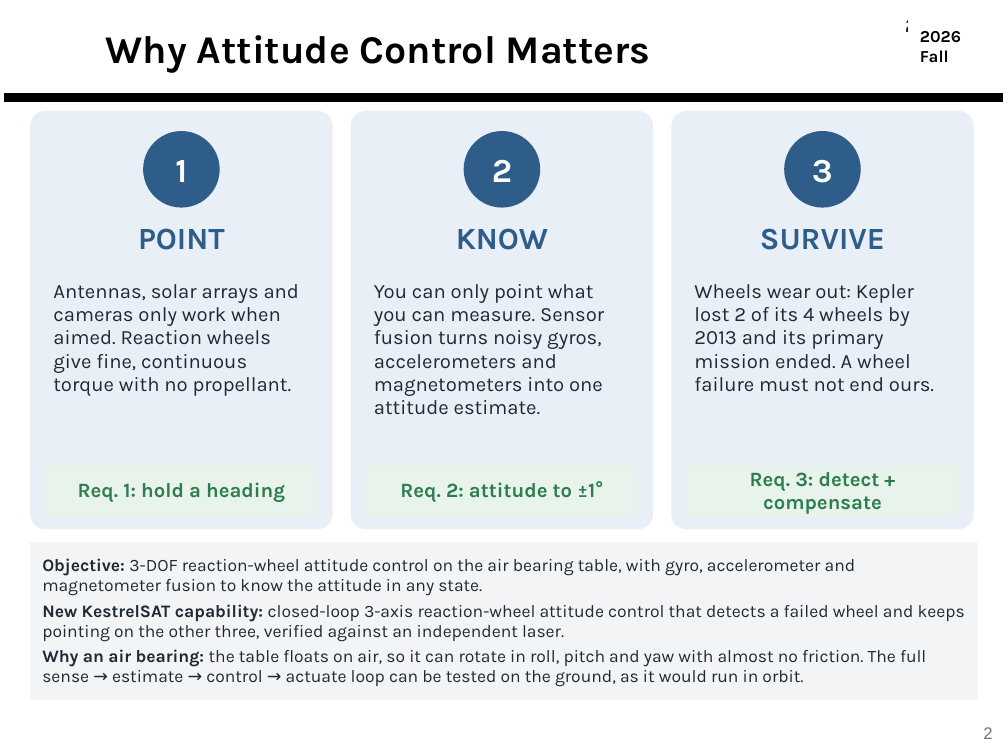
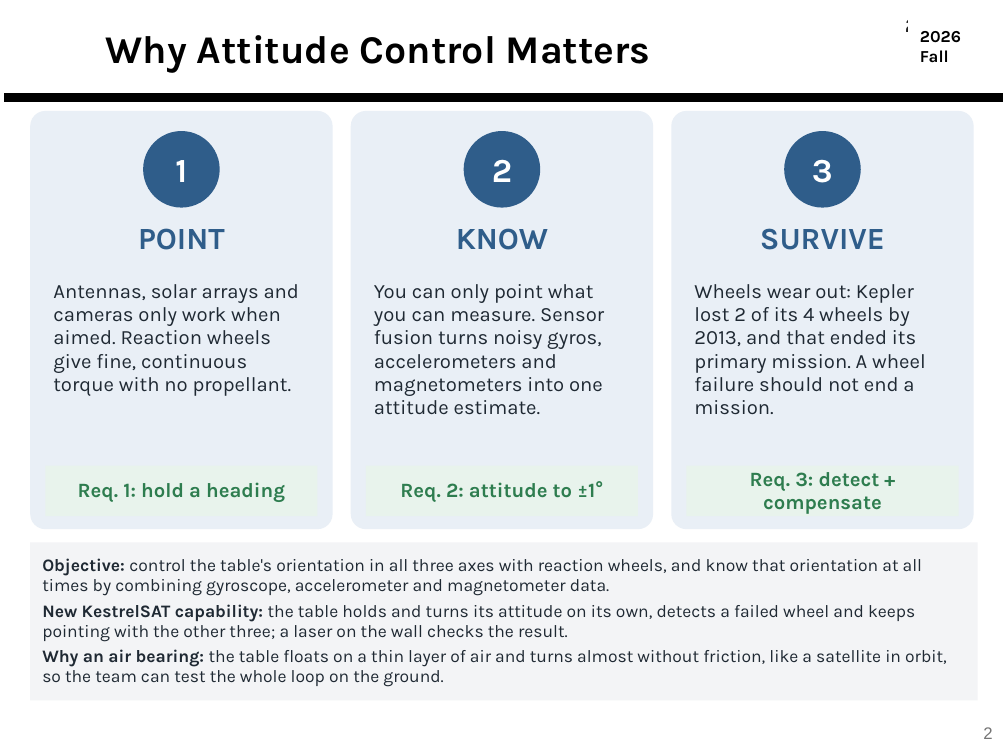
Before and after one commit to derek-weissinger-usafa/Astro-331-Lab-8, a slide deck: slide 2 of Reports/Astro 331 Lab 8_2_3 Body Final Pres.pptx. Drawn at 1008x756 pixels with LibreOffice and Linux fonts; fonts in the diff are those of the drawing; background and template pictures are left out. Boxes give left, top, right and bottom in pixels: in the first picture for what was removed or moved away, otherwise in the second. Text is boxed around its words. In the diff, an @@ line names an element or a change of style, - is before the commit and + after.

```diff
--- a/Reports/Astro 331 Lab 8_2_3 Body Final Pres.pptx
+++ b/Reports/Astro 331 Lab 8_2_3 Body Final Pres.pptx
@@ text at <box>694,284,925,415</box>: text changed @@
-Wheels wear out: Kepler lost 2 of its 4 wheels by 2013 and its primary mission ended. A wheel failure must not end ours.
+Wheels wear out: Kepler lost 2 of its 4 wheels by 2013, and that ended its primary mission. A wheel failure should not end a mission.
@@ text in rectangle at <box>42,558,947,687</box>: text changed @@
-Objective: 3-DOF reaction-wheel attitude control on the air bearing table, with gyro, accelerometer and magnetometer fusion to know the attitude in any state.
-New KestrelSAT capability: closed-loop 3-axis reaction-wheel attitude control that detects a failed wheel and keeps pointing on the other three, verified against an independent laser.
-Why an air bearing: the table floats on air, so it can rotate in roll, pitch and yaw with almost no friction. The full sense → estimate → control → actuate loop can be tested on the ground, as it would run in orbit.
+Objective: control the table's orientation in all three axes with reaction wheels, and know that orientation at all times by combining gyroscope, accelerometer and magnetometer data.
+New KestrelSAT capability: the table holds and turns its attitude on its own, detects a failed wheel and keeps pointing with the other three; a laser on the wall checks the result.
+Why an air bearing: the table floats on a thin layer of air and turns almost without friction, like a satellite in orbit, so the team can test the whole loop on the ground.
```
Also in this commit, not shown: 42 other slides changed, 2 other files.
